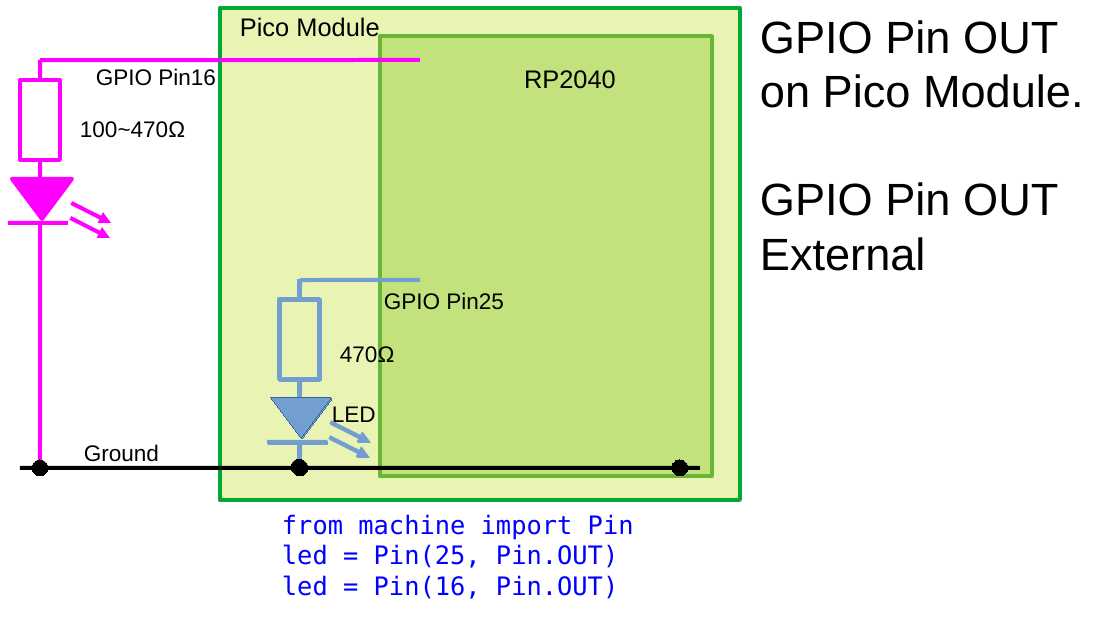
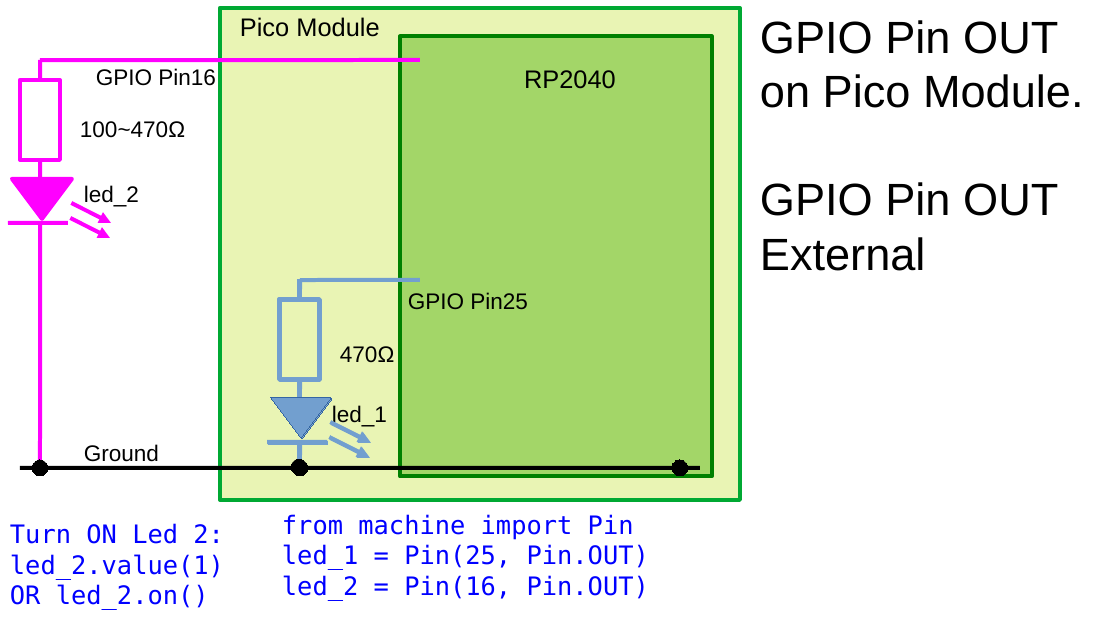
Before and after one commit to HamPUG/meetings, a slide deck: slide 21 of 2022/2022-12-12/pico-presentation-part2-v2.odp. Drawn at 1120x630 pixels with LibreOffice and Linux fonts; fonts in the diff are those of the drawing. Boxes give left, top, right and bottom in pixels: in the first picture for what was removed or moved away, otherwise in the second. Text is boxed around its words. In the diff, an @@ line names an element or a change of style, - is before the commit and + after.

```diff
--- a/2022/2022-12-12/pico-presentation-part2-v2.odp
+++ b/2022/2022-12-12/pico-presentation-part2-v2.odp
@@ rectangle: place and size @@
-rectangle at [380, 37, 712, 477]
+rectangle at [400, 37, 712, 477]
@@ text added at [84, 185, 139, 207], 16 pt, text #000000 @@
+led_2
@@ text "GPIO Pin25": place and size @@
-text "GPIO Pin25" at [384, 292, 504, 310]
+text "GPIO Pin25" at [408, 292, 528, 310]
@@ text at [332, 405, 387, 427]: text changed @@
-LED
+led_1
@@ text added at [10, 523, 224, 610], 18 pt, text #0000FF @@
+Turn ON Led 2:
+led_2.value(1)
+OR led_2.on()
@@ text at [282, 544, 649, 601]: text changed @@
-led = Pin(25, Pin.OUT)
-led = Pin(16, Pin.OUT)
+led_1 = Pin(25, Pin.OUT)
+led_2 = Pin(16, Pin.OUT)
```
Also in this commit, not shown: 3 other slides changed, 1 slide added, 1 other file.
